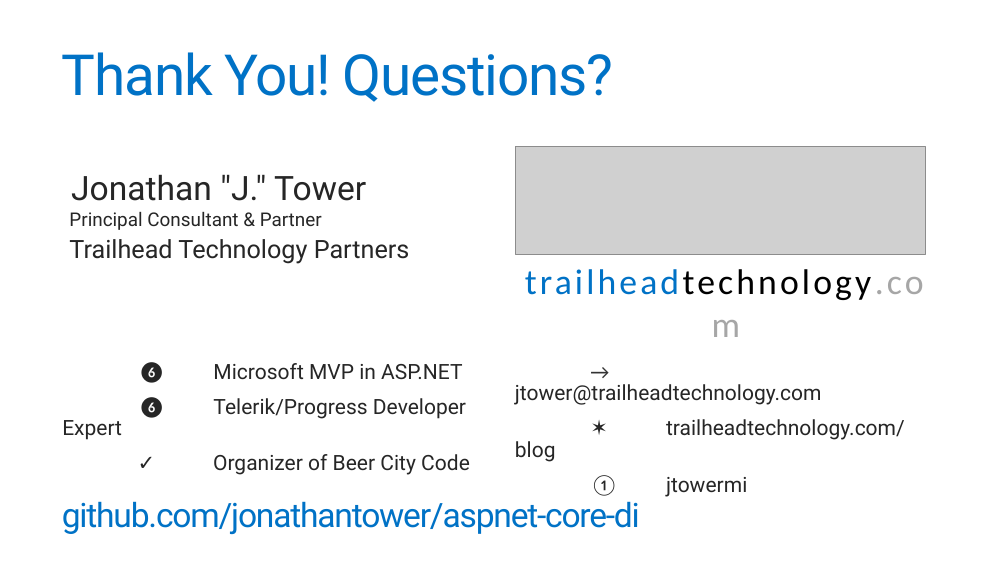
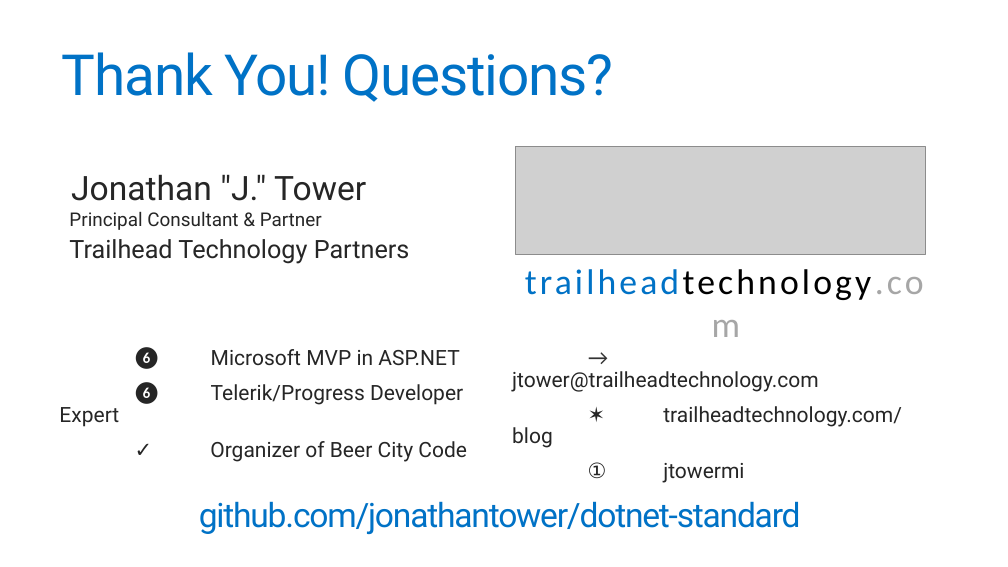
Before and after one commit to jonathantower/dotnet-standard, a slide deck: slide 46 of slides.pptx (slide 42 before the commit). Drawn at 1008x567 pixels with LibreOffice and Linux fonts; fonts in the diff are those of the drawing; grey boxes stand for pictures. Boxes give left, top, right and bottom in pixels: in the first picture for what was removed or moved away, otherwise in the second. Text is boxed around its words. In the diff, an @@ line names an element or a change of style, - is before the commit and + after.

Commit message:
slide updates

```diff
--- a/slides.pptx
+++ b/slides.pptx
@@ text "❻ Microsoft MVP in ASP.NET": place and size @@
-text "❻ Microsoft MVP in ASP.NET" at (138, 362, 470, 475)
+text "❻ Microsoft MVP in ASP.NET" at (135, 347, 467, 462)
@@ text "❻ Microsoft MVP in ASP.NET" at (135, 347, 467, 462): font Calibri to Lato in "❻", "❻", "✓" @@
@@ text "→ jtower@trailheadtechnology.com": place and size @@
-text "→ jtower@trailheadtechnology.com" at (515, 384, 905, 497)
+text "→ jtower@trailheadtechnology.com" at (512, 371, 902, 483)
@@ text "→ jtower@trailheadtechnology.com" at (512, 371, 902, 483): font Calibri to Lato in "→", "✶"; font Calibri to Roboto in "①" @@
@@ text at (199, 501, 801, 534): text changed @@
-github.com/jonathantower/aspnet-core-di
+github.com/jonathantower/dotnet-standard
```
Also in this commit, not shown: 10 other slides changed, 6 slides added, 2 slides removed, 1 other file.
